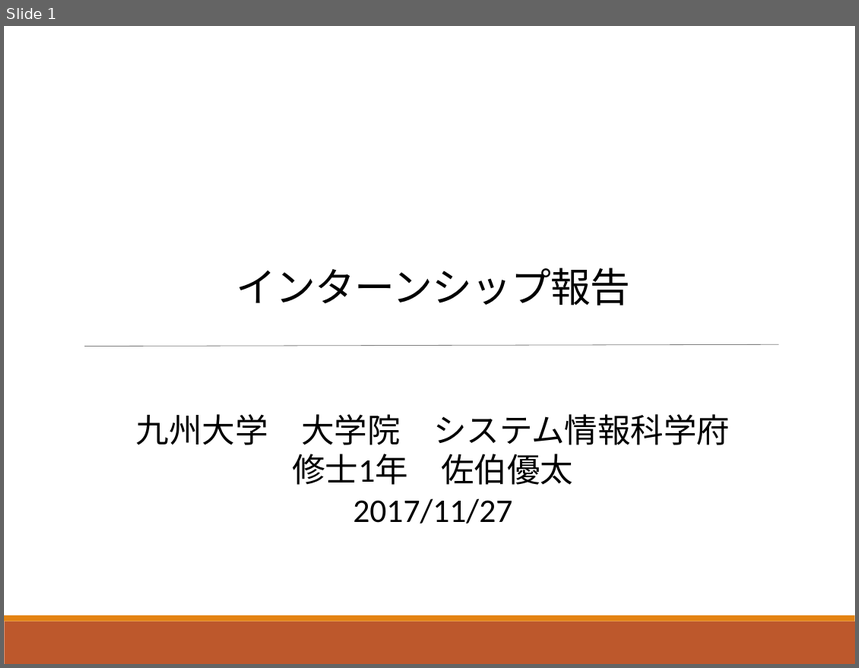
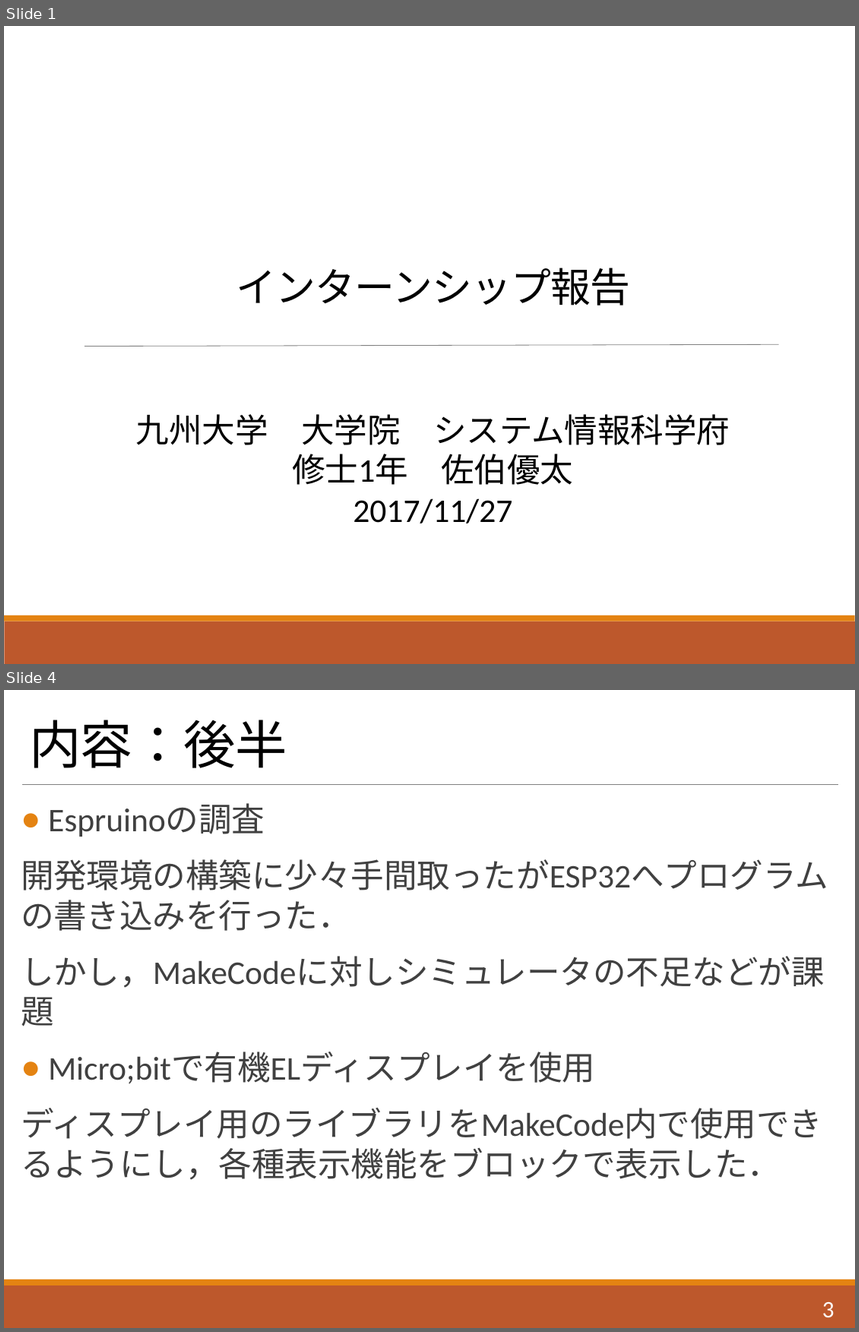
Before and after one commit to Saeki1120/Document, a slide deck: PBL/インターン報告会/インターン報告.pptx. Shown one above the other, each under a label of ours: slide 1 before the commit, slides 1 and 4 after it; the slides between them are not shown. The pictures are 859x668 and 859x1332 pixels, drawn with LibreOffice and Linux fonts; fonts in the diff are those of the drawing. Boxes give left, top, right and bottom in pixels: in the first picture for what was removed or moved away, otherwise in the second. Text is boxed around its words. In the diff, an @@ line names an element or a change of style, - is before the commit and + after.

```diff
--- a/PBL/インターン報告会/インターン報告.pptx
+++ b/PBL/インターン報告会/インターン報告.pptx
@@ slide 4 added at box(4, 690, 855, 1328), background #FFFFFF; not listed: 1 template element that a slide beside it also shows @@
@@ title added at box(29, 720, 287, 768), 44 pt, text #000000 @@
+内容：後半
@@ line added from (23, 785) to (838, 785), #808080 0.5 pt @@
@@ text added at box(21, 804, 829, 1180), 28 pt, text #404040 @@
+● Espruinoの調査
+開発環境の構築に少々手間取ったがESP32へプログラムの書き込みを行った．
+しかし，MakeCodeに対しシミュレータの不足などが課題
+● Micro;bitで有機ELディスプレイを使用
+ディスプレイ用のライブラリをMakeCode内で使用できるようにし，各種表示機能をブロックで表示した．
@@ rectangle added at box(4, 1286, 855, 1328), fill #BD582C @@
@@ page number added at box(823, 1303, 835, 1319), 20 pt, text #FFFFFF @@
+3
```
Also in this commit, not shown: 3 slides changed, 56 slides removed.
